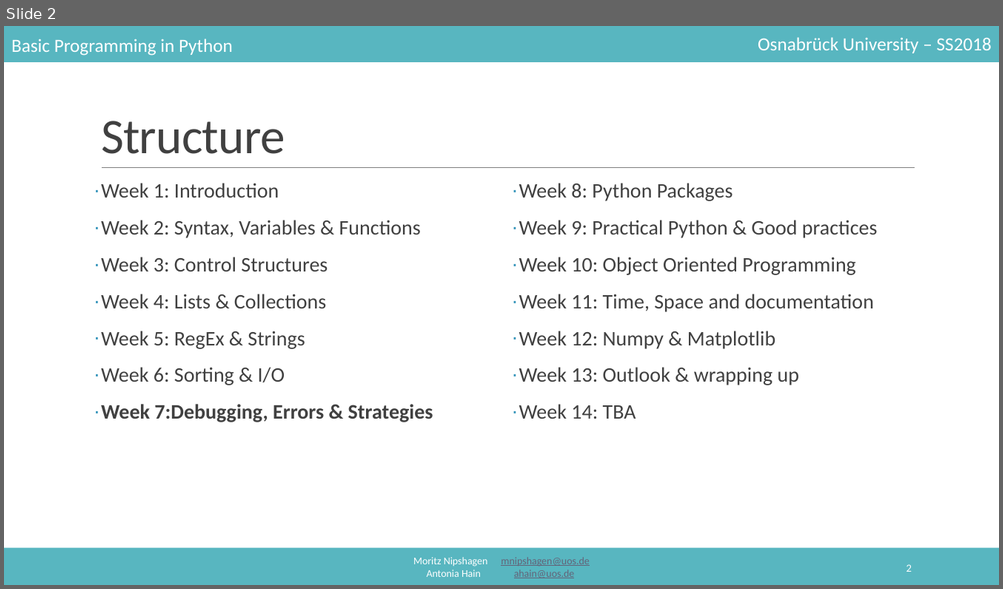
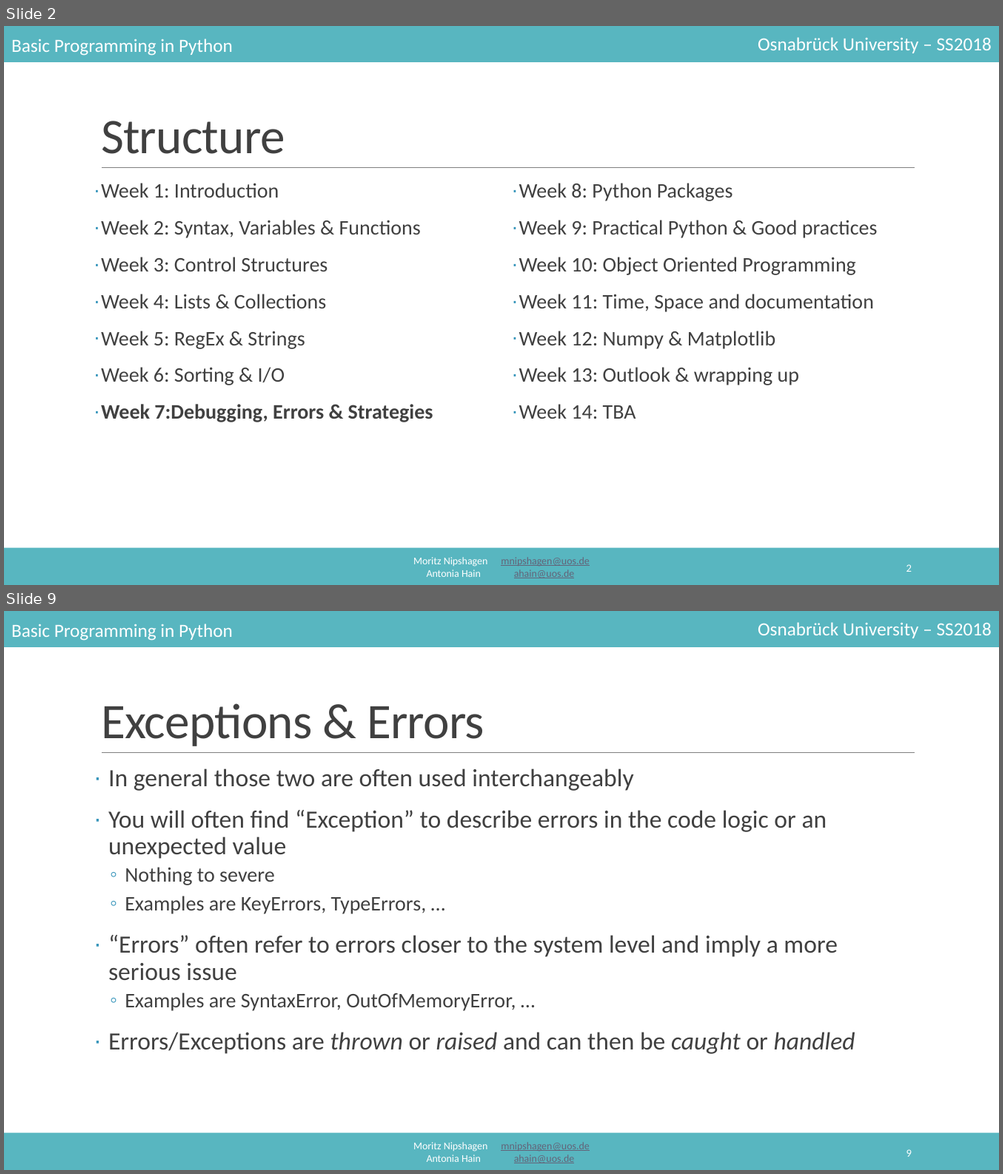
Before and after one commit to mnipshagen/monty, a slide deck: 2018/07/07_Debugging_errors_and_strategies.pptx. Shown one above the other, each under a label of ours: slide 2 before the commit, slides 2 and 9 after it; the slides between them are not shown. The pictures are 1003x589 and 1003x1174 pixels, drawn with LibreOffice and Linux fonts; fonts in the diff are those of the drawing. Boxes give left, top, right and bottom in pixels: in the first picture for what was removed or moved away, otherwise in the second. Text is boxed around its words. In the diff, an @@ line names an element or a change of style, - is before the commit and + after.

```diff
--- a/2018/07/07_Debugging_errors_and_strategies.pptx
+++ b/2018/07/07_Debugging_errors_and_strategies.pptx
@@ slide 9 added at (x1=4, y1=611, x2=999, y2=1170), background #FFFFFF; not listed: 6 template elements that a slide beside it also shows @@
@@ title added at (x1=101, y1=703, x2=484, y2=746), 48 pt, text #404040 @@
+Exceptions & Errors
@@ text added at (x1=108, y1=769, x2=855, y2=1054), 24 pt, text #404040 @@
+· In general those two are often used interchangeably
+· You will often find “Exception” to describe errors in the code logic or an unexpected value
+  ◦ Nothing to severe
+  ◦ Examples are KeyErrors, TypeErrors, …
+· “Errors” often refer to errors closer to the system level and imply a more serious issue
+  ◦ Examples are SyntaxError, OutOfMemoryError, …
+· Errors/Exceptions are thrown or raised and can then be caught or handled
@@ page number added at (x1=906, y1=1150, x2=911, y2=1157), 10.5 pt, text #FFFFFF @@
+9
```
Also in this commit, not shown: 1 slide changed, 77 other slides added, 9 other files.
